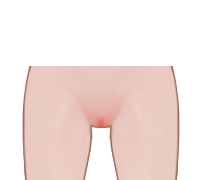
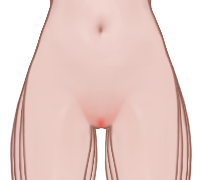
Layered file, before and after one edit (200x180). Changes by layer:
showed "新Default 副本" (1st of 2) over [29,0,173,66]
showed "新Default 副本 2" over [29,0,173,66]
showed "新Default 副本 3" over [29,0,173,66]
showed "新Default 副本 4" over [29,0,173,66]
showed "新Normal_White 副本" over [18,66,184,180]
showed "新Normal_White 副本 2" over [12,66,190,180]
showed "新Normal_White 副本 3" over [9,66,193,180]
